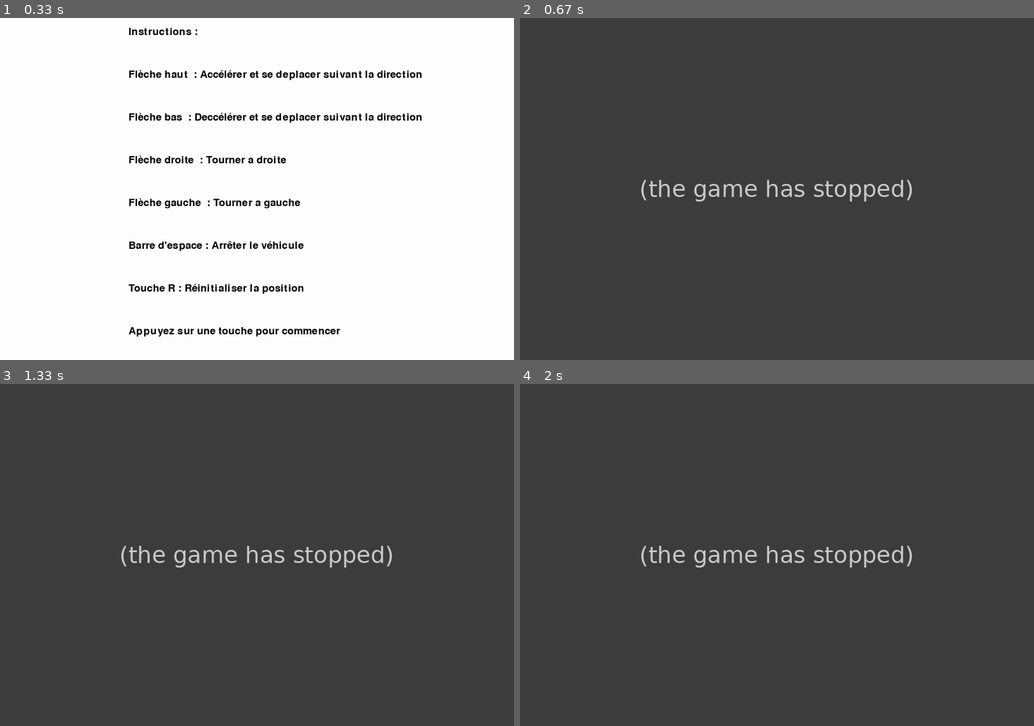
Above: before the commit, frames 1-4 (two rows, left to right).
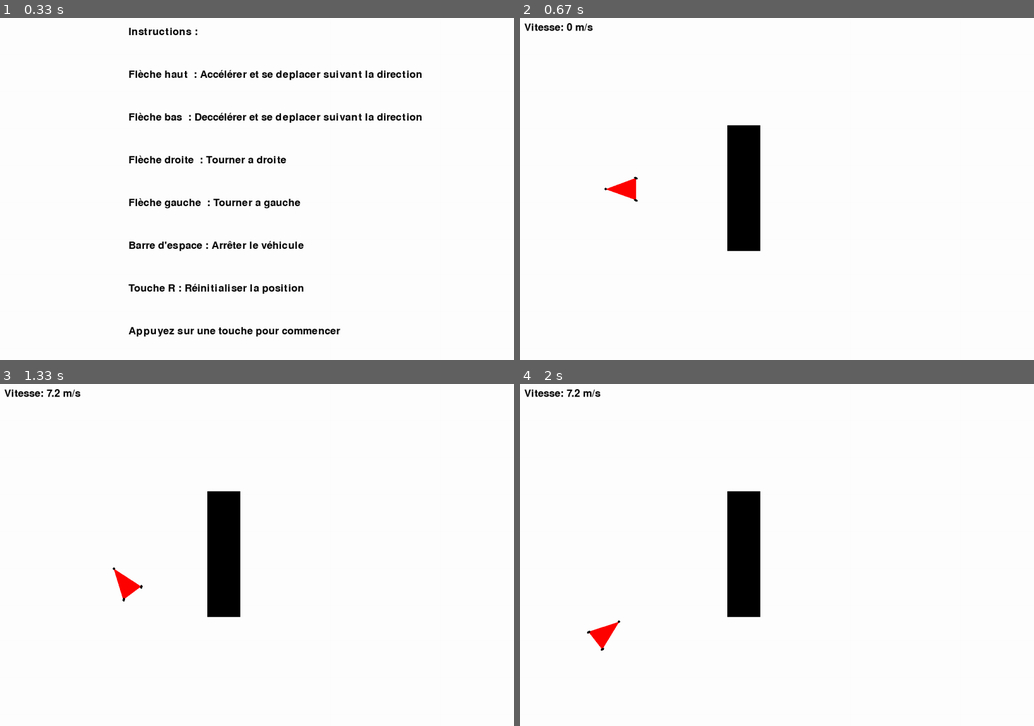
Above: after the commit, the same moments.

Repository: Singh-Jaskaranpreet/projet_robot_LU2IN013
Game: pygame game, started from simulateur.py
Same seed, same stepped clock (60 frames per second), same inputs: the game is played once before the commit and once after it.
Inputs:
- Up to frame 1 (0.33 s): no input
- Up to frame 2 (0.67 s): hold Right from 0.33 s (still down)
- Up to frame 3 (1.33 s): release Right at 0.8 s; hold Up 0.83-1.13 s; hold Right from 1.17 s (still down)
- Up to frame 4 (2 s): release Right at 1.63 s; hold Left from 1.67 s (still down)

Frame 1 is identical in both runs. In frame 2, 100% of the frame differs, in the area x 0-100%, y 0-100%; in frame 3, 100%; in frame 4, 100%.
Error before the commit: AttributeError: 'Environnement' object has no attribute 'mise_a_jour' (simulateur.py line 164); the game stopped at 0.35 s (later frames are placeholders)

Commit message:
probleme de merge resolu

Diff:
--- a/simulateur.py
+++ b/simulateur.py
@@ -161,7 +161,6 @@
 
 
 
-    environnement.mise_a_jour(vehicule)
 
     # Affichage
     screen.fill(BLANC)
